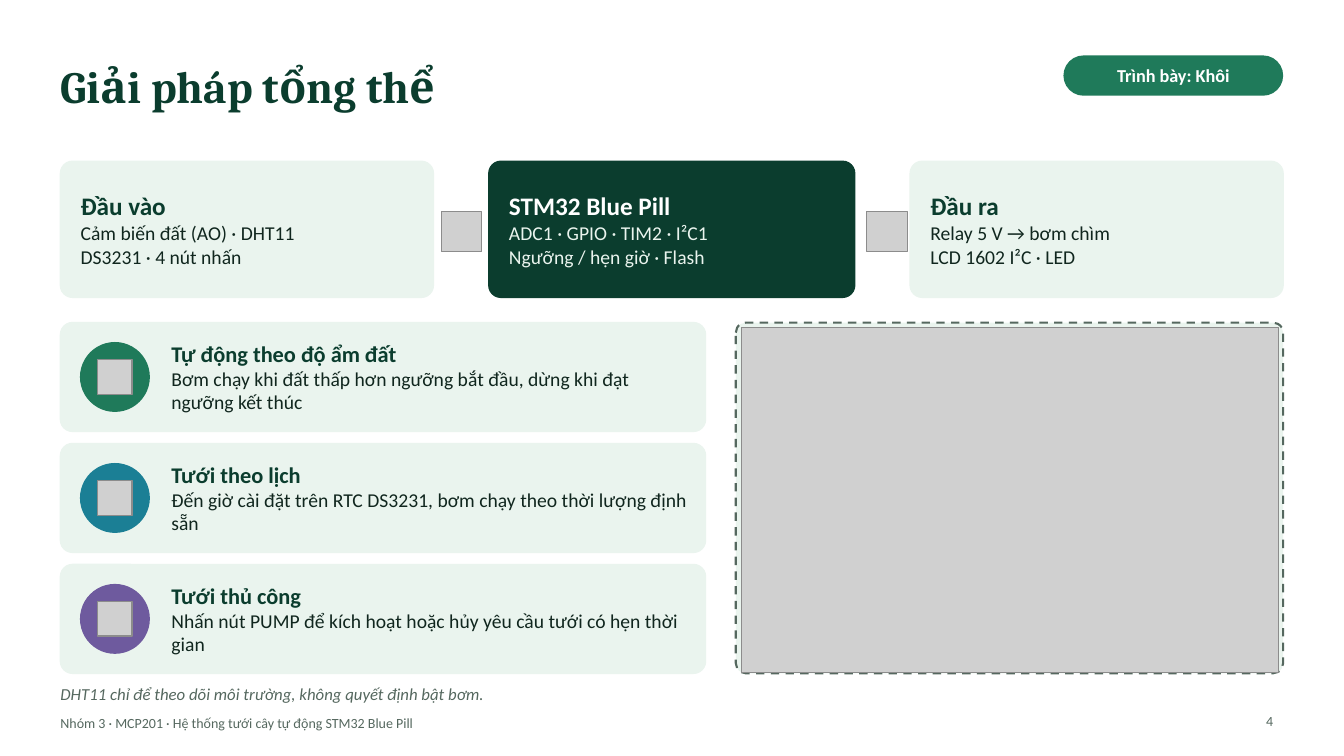
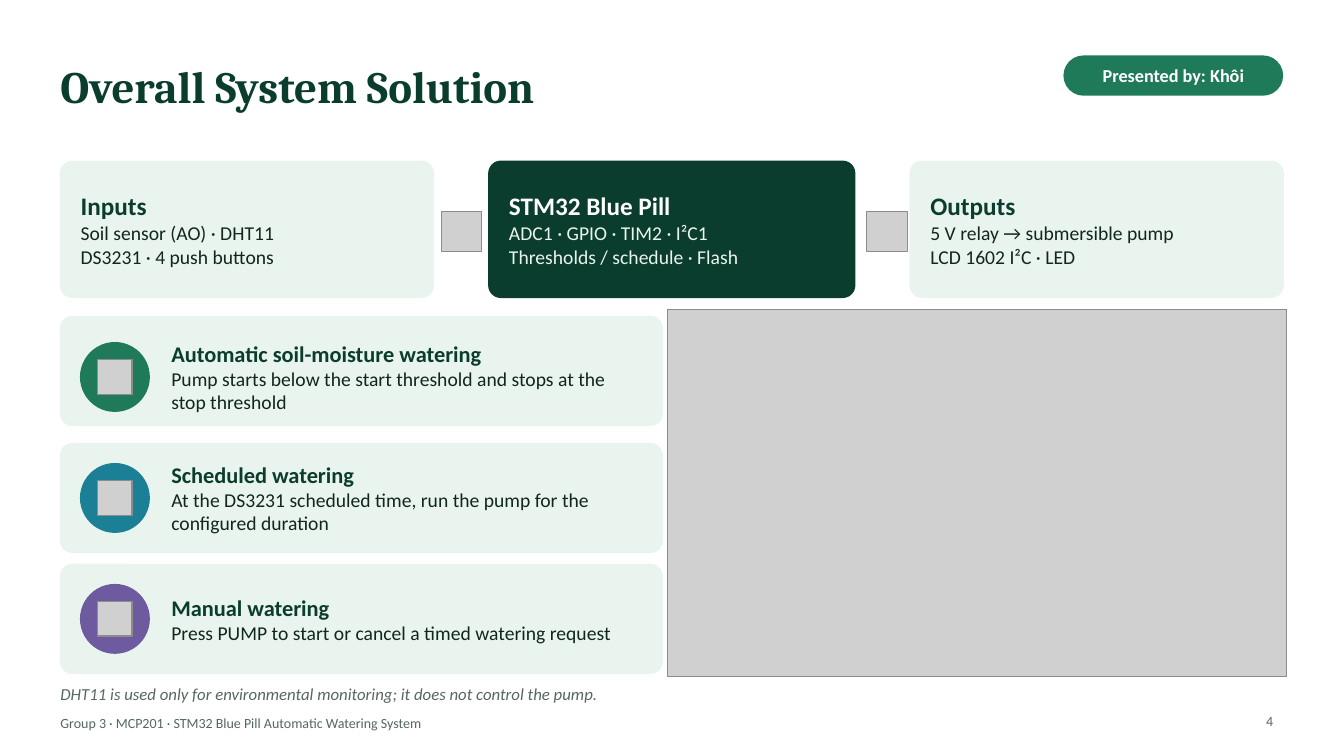
Before and after one commit to vukhangdeeptry/Automatic-Plant-Watering-System-using-STM32-Blue-Pill, a slide deck: slide 4 of Documentation/Slide_FinalThuyetTrinh_TuoiCay_STM32.pptx. Drawn at 1344x756 pixels with LibreOffice and Linux fonts; fonts in the diff are those of the drawing; grey boxes stand for pictures. Boxes give left, top, right and bottom in pixels: in the first picture for what was removed or moved away, otherwise in the second. Text is boxed around its words. In the diff, an @@ line names an element or a change of style, - is before the commit and + after.

```diff
--- a/Documentation/Slide_FinalThuyetTrinh_TuoiCay_STM32.pptx
+++ b/Documentation/Slide_FinalThuyetTrinh_TuoiCay_STM32.pptx
@@ title at bbox=[60, 72, 534, 113]: text changed @@
-Giải pháp tổng thể
+Overall System Solution
@@ text at bbox=[1103, 69, 1244, 85]: text changed @@
-Trình bày: Khôi
+Presented by: Khôi
@@ text at bbox=[81, 198, 274, 267]: text changed @@
-Đầu vào
-Cảm biến đất (AO) · DHT11
-DS3231 · 4 nút nhấn
+Inputs
+Soil sensor (AO) · DHT11
+DS3231 · 4 push buttons
@@ text at bbox=[930, 198, 1174, 243]: text changed @@
-Đầu ra
-Relay 5 V → bơm chìm
+Outputs
+5 V relay → submersible pump
@@ text at bbox=[509, 250, 738, 264]: text changed @@
-Ngưỡng / hẹn giờ · Flash
+Thresholds / schedule · Flash
@@ rounded rectangle: place and size @@
-rounded rectangle at bbox=[60, 323, 706, 432]
+rounded rectangle at bbox=[60, 317, 662, 425]
@@ picture: place and size @@
-picture at bbox=[741, 328, 1278, 673]
+picture at bbox=[667, 310, 1288, 678]
@@ rounded rectangle removed at bbox=[736, 323, 1284, 674] @@
@@ text at bbox=[171, 346, 605, 412]: text changed @@
-Tự động theo độ ẩm đất
-Bơm chạy khi đất thấp hơn ngưỡng bắt đầu, dừng khi đạt ngưỡng kết thúc
+Automatic soil-moisture watering
+Pump starts below the start threshold and stops at the stop threshold
@@ rounded rectangle: place and size @@
-rounded rectangle at bbox=[60, 444, 706, 553]
+rounded rectangle at bbox=[60, 444, 662, 553]
@@ text at bbox=[171, 467, 589, 534]: text changed @@
-Tưới theo lịch
-Đến giờ cài đặt trên RTC DS3231, bơm chạy theo thời lượng định sẵn
+Scheduled watering
+At the DS3231 scheduled time, run the pump for the configured duration
@@ rounded rectangle: place and size @@
-rounded rectangle at bbox=[60, 565, 706, 674]
+rounded rectangle at bbox=[60, 565, 662, 674]
@@ text at bbox=[171, 600, 611, 644]: text changed @@
-Tưới thủ công
-Nhấn nút PUMP để kích hoạt hoặc hủy yêu cầu tưới có hẹn thời gian
+Manual watering
+Press PUMP to start or cancel a timed watering request
@@ text at bbox=[60, 688, 597, 703]: text changed @@
-DHT11 chỉ để theo dõi môi trường, không quyết định bật bơm.
+DHT11 is used only for environmental monitoring; it does not control the pump.
@@ text at bbox=[60, 718, 421, 731]: text changed @@
-Nhóm 3 · MCP201 · Hệ thống tưới cây tự động STM32 Blue Pill
+Group 3 · MCP201 · STM32 Blue Pill Automatic Watering System
```
Also in this commit, not shown: 17 other slides changed, 1 slide added, 1 slide removed.
